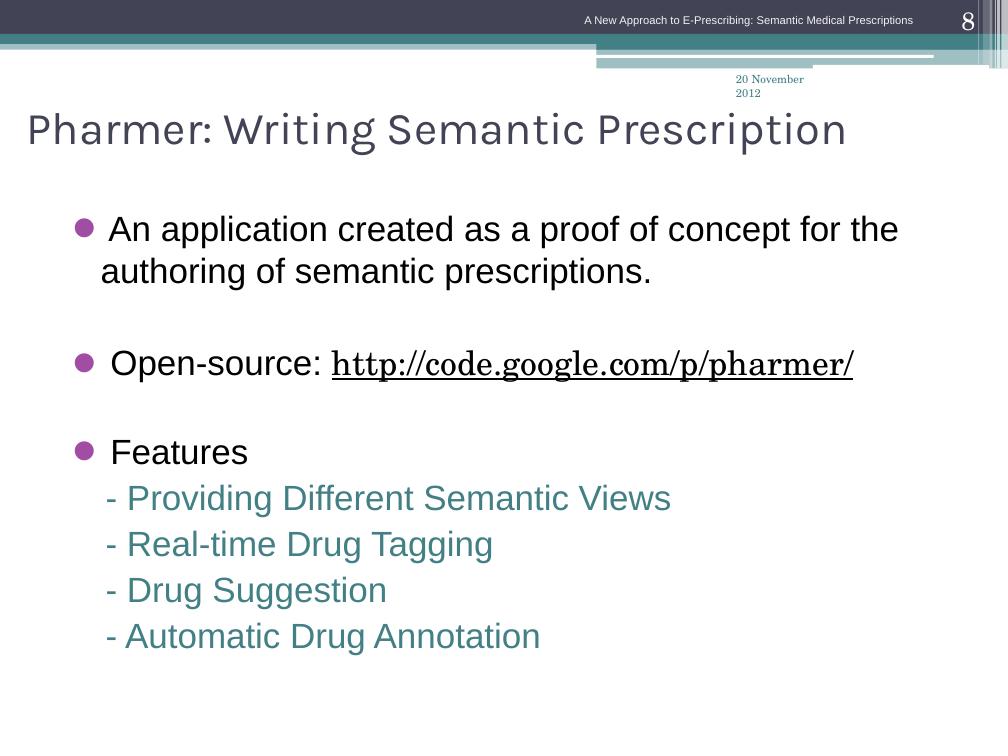
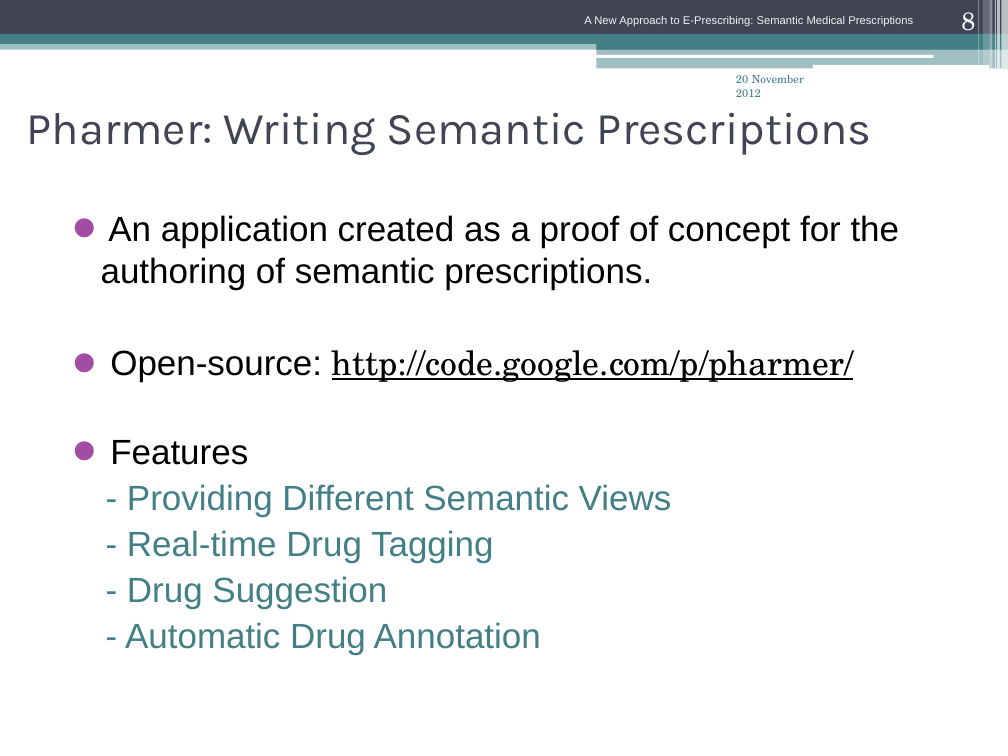
Before and after one commit to thinker007/pharmer, a slide deck: slide 8 of paper/iran_iceh/Pharmer_Presentation.pptx. Drawn at 1008x756 pixels with LibreOffice and Linux fonts; fonts in the diff are those of the drawing. Boxes give left, top, right and bottom in pixels: in the first picture for what was removed or moved away, otherwise in the second. Text is boxed around its words. In the diff, an @@ line names an element or a change of style, - is before the commit and + after.

```diff
--- a/paper/iran_iceh/Pharmer_Presentation.pptx
+++ b/paper/iran_iceh/Pharmer_Presentation.pptx
@@ title at bbox=[27, 113, 872, 155]: text changed @@
-Pharmer: Writing Semantic Prescription
+Pharmer: Writing Semantic Prescriptions
```
Also in this commit, not shown: 5 other slides changed.
